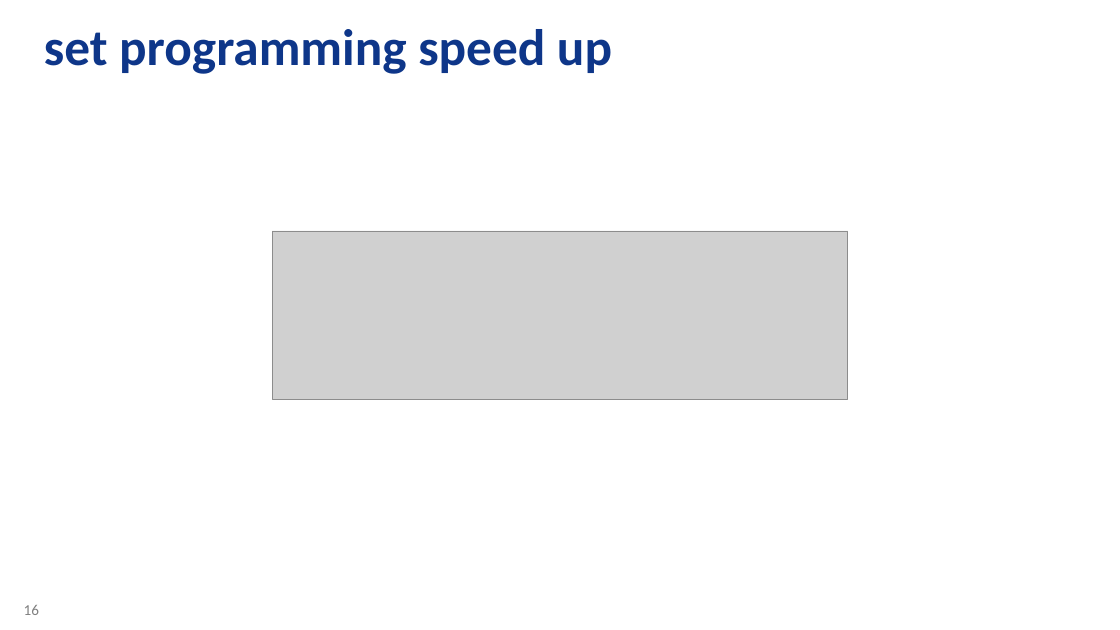
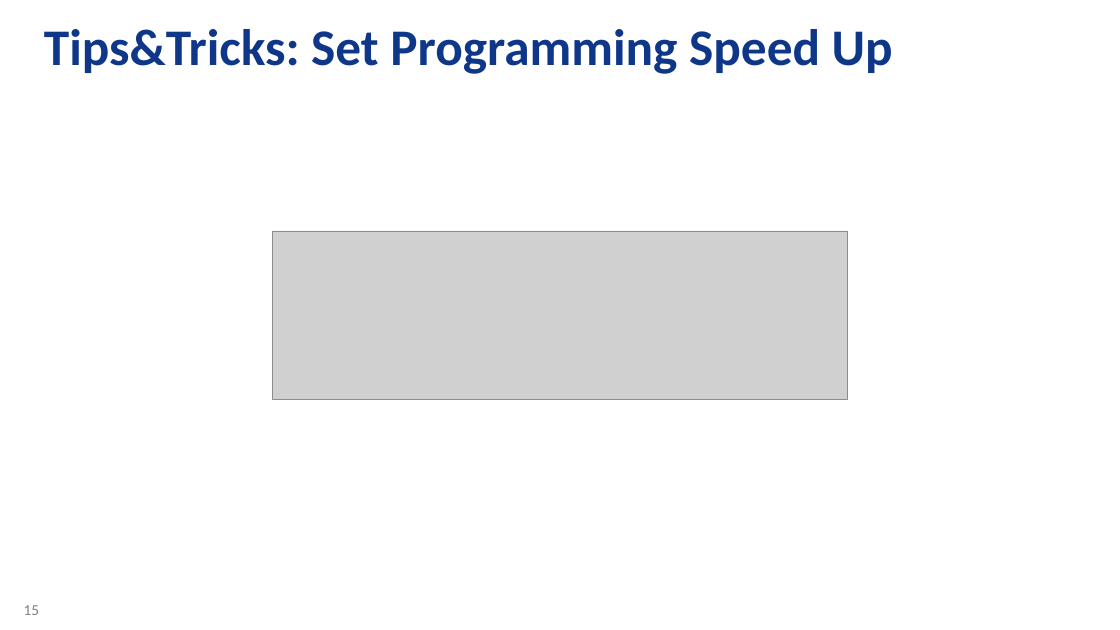
Before and after one commit to zabooh/T1S_Lab, a slide deck: slide 15 of doc/OLED1.pptx (slide 16 before the commit). Drawn at 1120x630 pixels with LibreOffice and Linux fonts; fonts in the diff are those of the drawing; grey boxes stand for pictures; background and template pictures are left out. Boxes give left, top, right and bottom in pixels: in the first picture for what was removed or moved away, otherwise in the second. Text is boxed around its words. In the diff, an @@ line names an element or a change of style, - is before the commit and + after.

```diff
--- a/doc/OLED1.pptx
+++ b/doc/OLED1.pptx
@@ title at box(44, 29, 893, 74): text changed @@
-set programming speed up
+Tips&Tricks: Set Programming Speed Up
@@ page number at box(24, 605, 39, 615): text changed @@
-16
+15
```
Also in this commit, not shown: 2 other slides changed, 1 slide removed, 4 other files.
